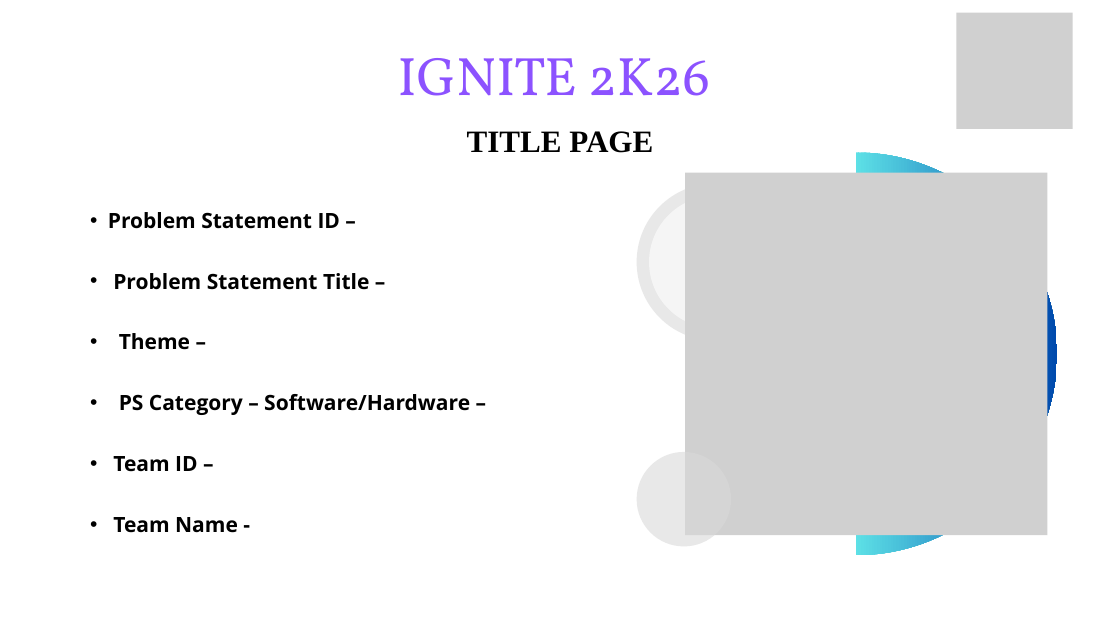
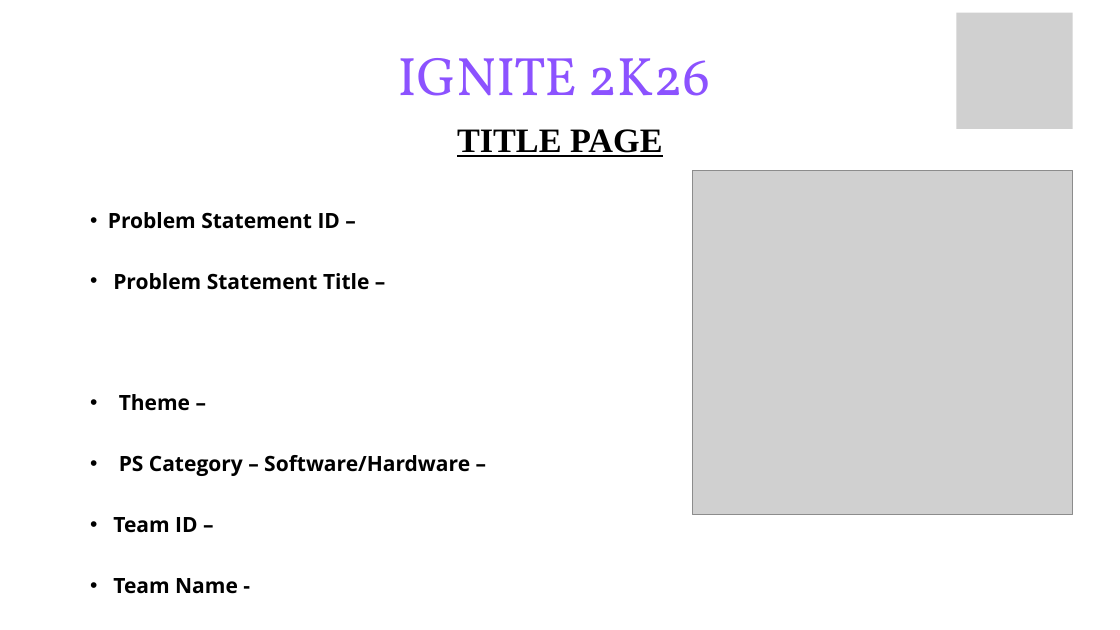
Before and after one commit to Deepan59/Ignite, a slide deck: slide 1 of public/sample-template.pptx. Drawn at 1120x630 pixels with LibreOffice and Linux fonts; fonts in the diff are those of the drawing; grey boxes stand for pictures. Boxes give left, top, right and bottom in pixels: in the first picture for what was removed or moved away, otherwise in the second. Text is boxed around its words. In the diff, an @@ line names an element or a change of style, - is before the commit and + after.

```diff
--- a/public/sample-template.pptx
+++ b/public/sample-template.pptx
@@ text "TITLE PAGE": place and size @@
-text "TITLE PAGE" at <box>467,131,653,153</box>
+text "TITLE PAGE" at <box>457,129,662,157</box>
@@ text "TITLE PAGE" at <box>457,129,662,157</box>: size 40 to 44 pt, underline on @@
@@ picture: place and size @@
-picture at <box>685,172,1047,535</box>
+picture at <box>692,170,1073,515</box>
@@ freeform shape removed at <box>855,153,1057,555</box> @@
@@ text "Problem Statement ID –" rewrapped from <box>108,212,470,533</box> to <box>108,212,470,594</box> @@
@@ freeform shape removed at <box>637,183,794,340</box> @@
@@ freeform shape removed at <box>649,195,782,328</box> @@
@@ freeform shape removed at <box>685,183,1026,524</box> @@
@@ freeform shape removed at <box>637,452,731,547</box> @@
```
Also in this commit, not shown: 6 other slides changed, 6 slides added, 2 other files.
